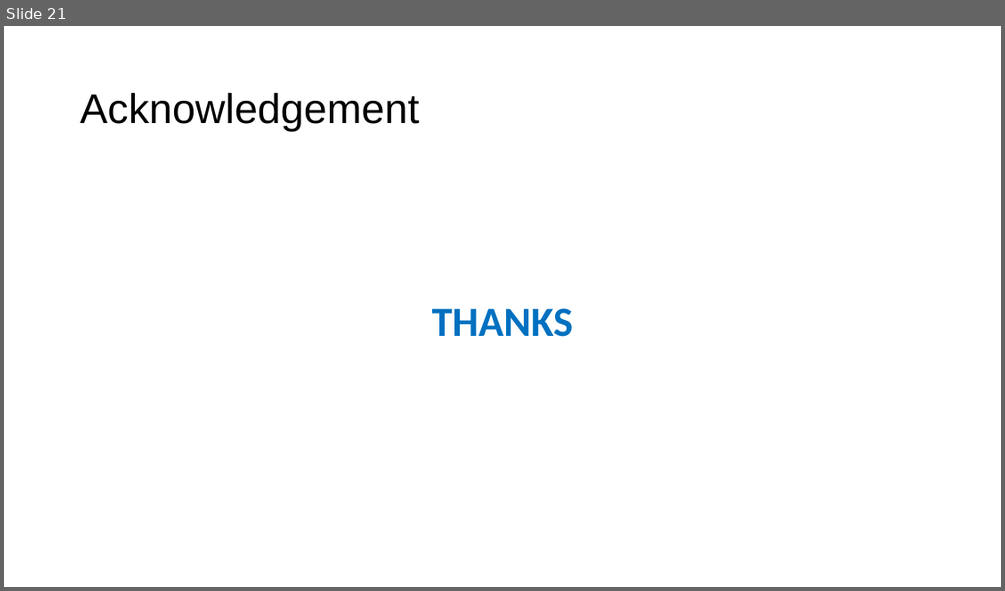
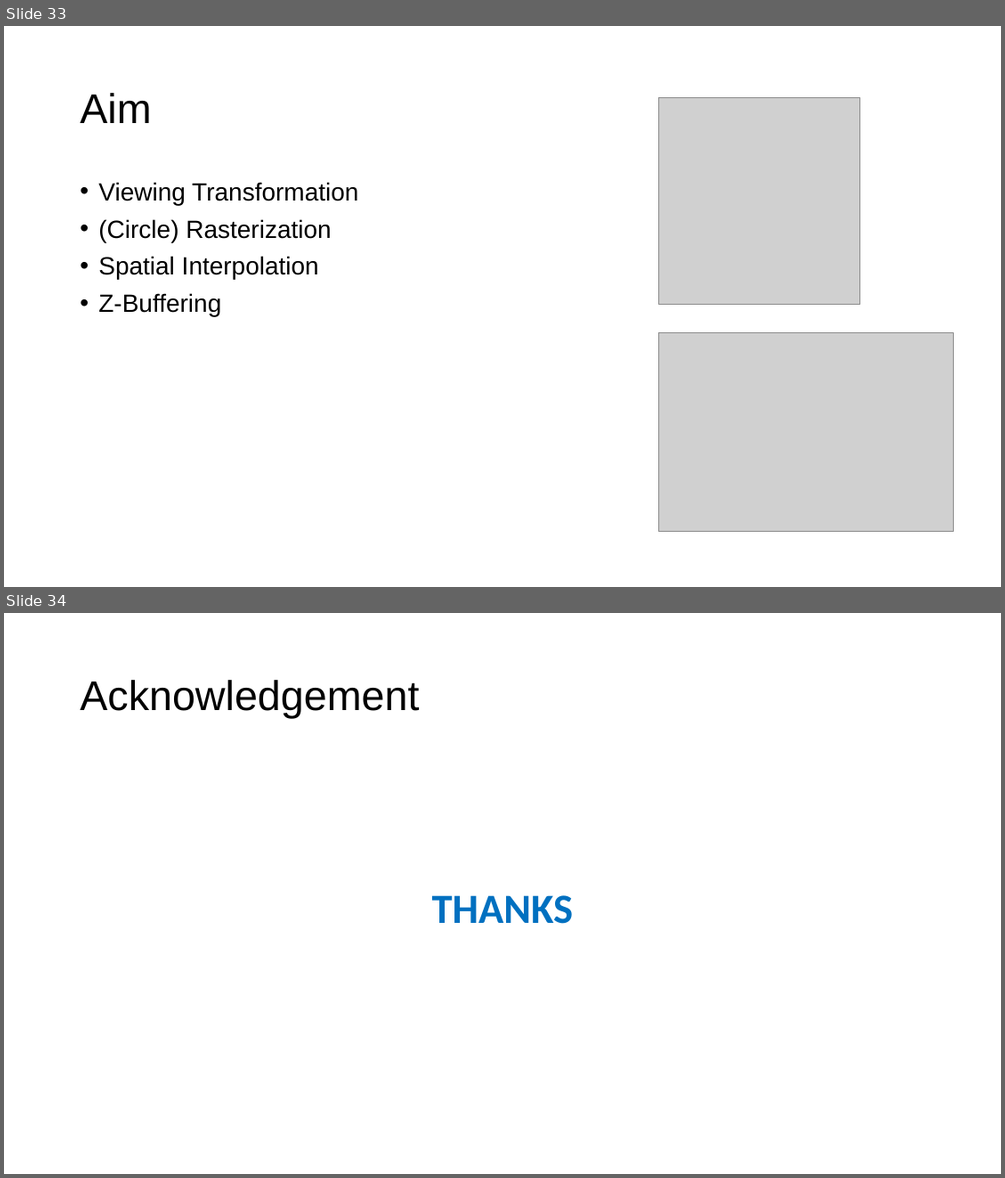
Before and after one commit to jerryweihuajing/Post-Processing, a slide deck: CG Finals.pptx. Shown one above the other, each under a label of ours: slide 21 before the commit, slides 33 and 34 after it. The pictures are 1005x591 and 1005x1178 pixels, drawn with LibreOffice and Linux fonts; fonts in the diff are those of the drawing; grey boxes stand for pictures. Boxes give left, top, right and bottom in pixels: in the first picture for what was removed or moved away, otherwise in the second. Text is boxed around its words. In the diff, an @@ line names an element or a change of style, - is before the commit and + after.

```diff
--- a/CG Finals.pptx
+++ b/CG Finals.pptx
@@ slide 33 added at bbox=[4, 26, 1001, 587], background #CCE8CF @@
@@ title added at bbox=[80, 93, 151, 123], 40 pt, text #000000 @@
+Aim
@@ picture added at bbox=[659, 98, 860, 305] @@
@@ text added at bbox=[98, 182, 358, 316], 24 pt, text #000000 @@
+• Viewing Transformation
+• (Circle) Rasterization
+• Spatial Interpolation
+• Z-Buffering
@@ picture added at bbox=[659, 333, 954, 532] @@
@@ what was slide 21 is now slide 34 @@
```
Also in this commit, not shown: 10 slides changed, 14 other slides added, 2 slides removed, 11 other files.
